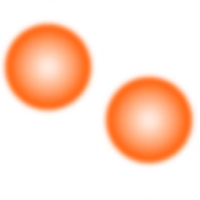
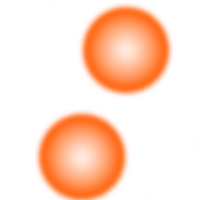
Layers edited between the first and the second 200 × 200 image:
showed "Layer 7" over bbox(0, 1, 198, 200)
hid "Layer 3" over bbox(0, 1, 198, 200)
